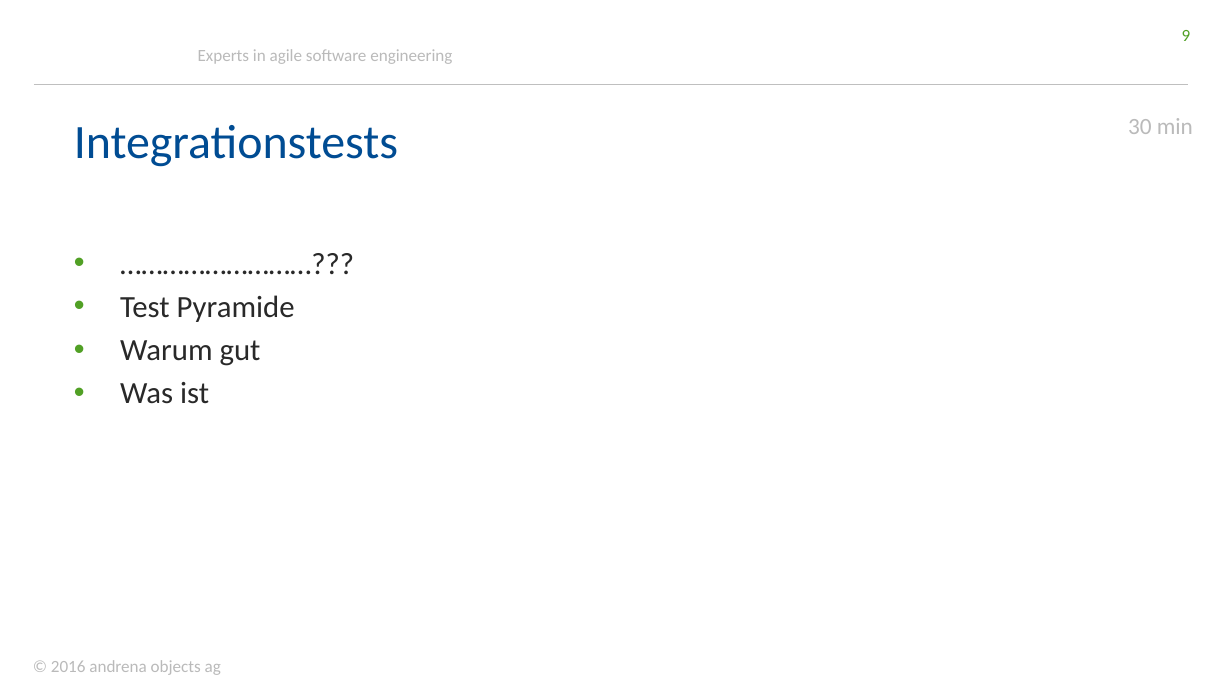
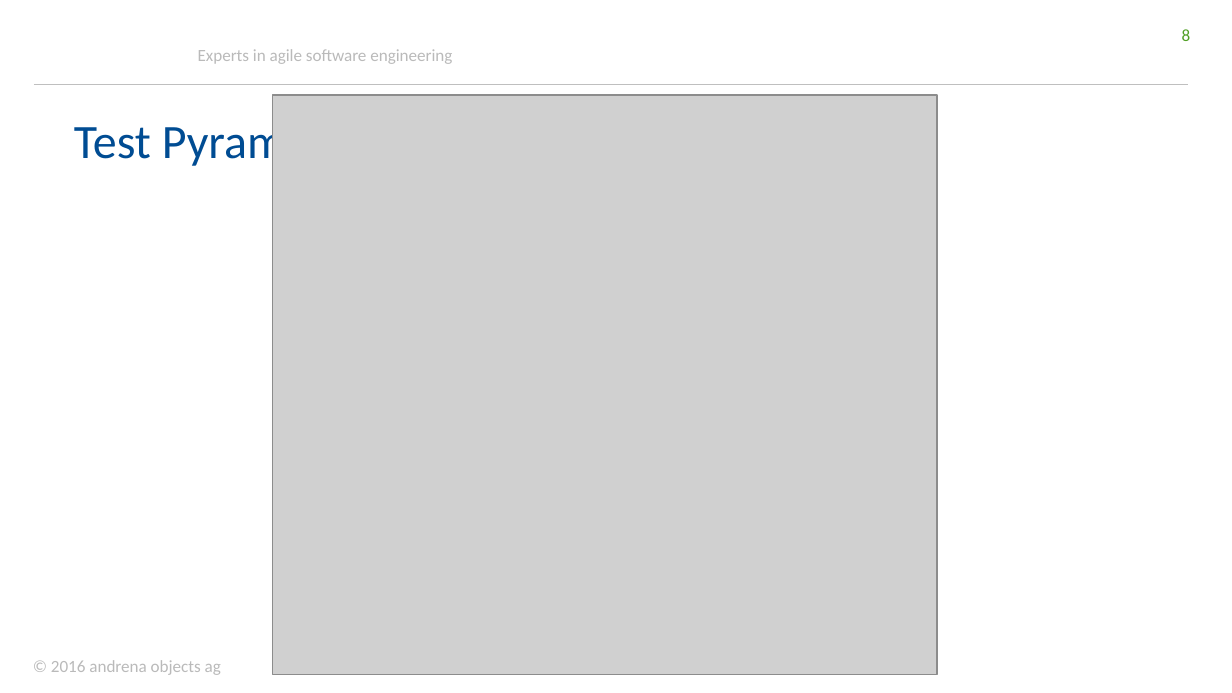
Before and after one commit to stklqt/oop-springboot-springdata-server, a slide deck: slide 8 of slidesXPDays.pptx (slide 9 before the commit). Drawn at 1232x693 pixels with LibreOffice and Linux fonts; fonts in the diff are those of the drawing; grey boxes stand for pictures; background and template pictures are left out. Boxes give left, top, right and bottom in pixels: in the first picture for what was removed or moved away, otherwise in the second. Text is boxed around its words. In the diff, an @@ line names an element or a change of style, - is before the commit and + after.

```diff
--- a/slidesXPDays.pptx
+++ b/slidesXPDays.pptx
@@ page number at (1182, 29, 1191, 41): text changed @@
-9
+8
@@ title at (74, 118, 345, 170): text changed @@
-Integrationstests
+Test Pyramide
@@ picture added at (272, 95, 936, 675) @@
@@ text removed at (1128, 118, 1193, 134) @@
-30 min
@@ text removed at (120, 295, 295, 404) @@
-• ………………………???
-• Test Pyramide
-• Warum gut
-• Was ist
```
Also in this commit, not shown: 6 other slides changed, 3 slides added, 1 slide removed.
